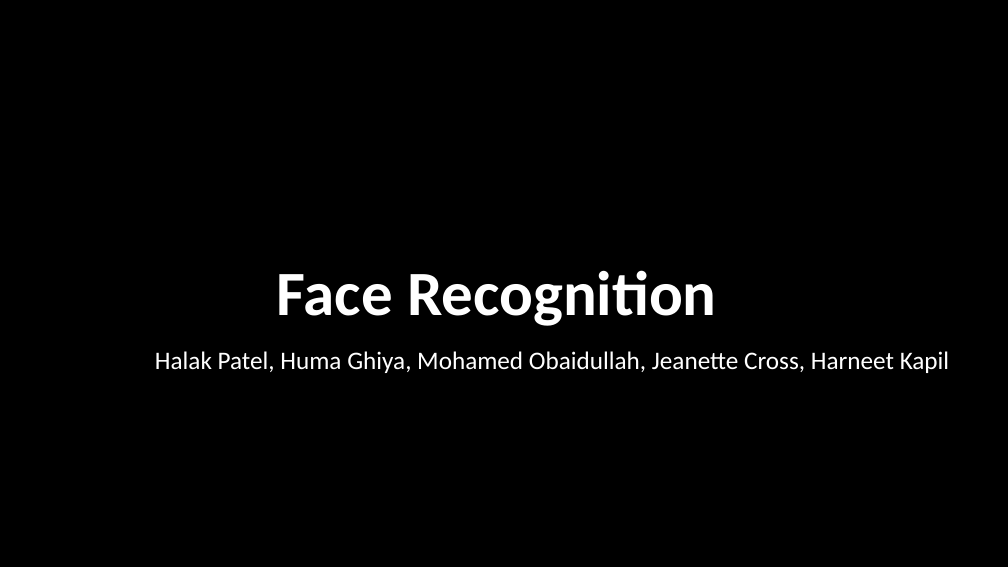
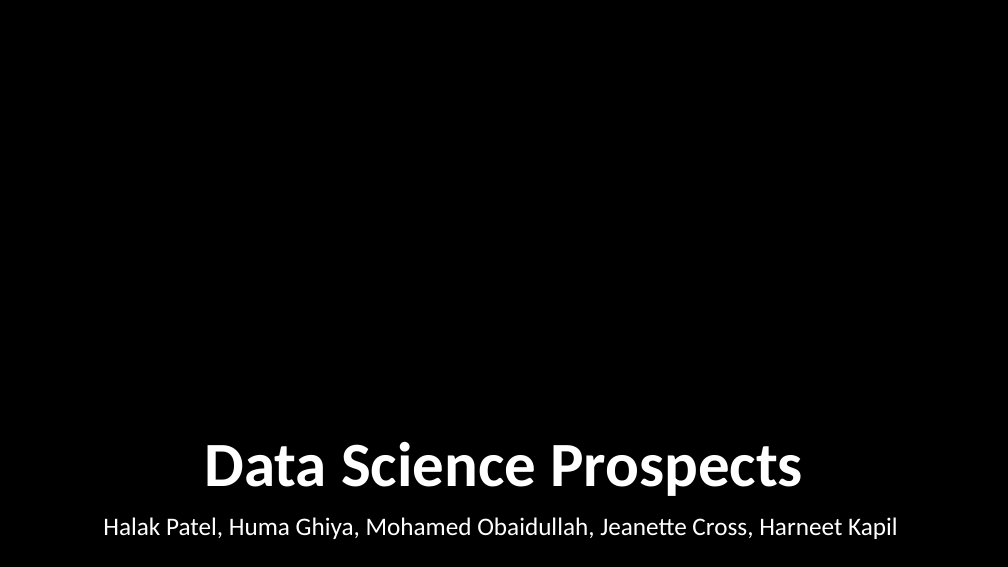
Before and after one commit to jcrossru/EndGame, a slide deck: slide 1 of Face Recognition_Final Project.pptx. Drawn at 1008x567 pixels with LibreOffice and Linux fonts; fonts in the diff are those of the drawing; background and template pictures are left out. Boxes give left, top, right and bottom in pixels: in the first picture for what was removed or moved away, otherwise in the second. Text is boxed around its words. In the diff, an @@ line names an element or a change of style, - is before the commit and + after.

```diff
--- a/Face Recognition_Final Project.pptx
+++ b/Face Recognition_Final Project.pptx
@@ title removed at (x1=277, y1=270, x2=717, y2=326) @@
-Face Recognition
@@ title added at (x1=204, y1=441, x2=803, y2=496), 60 pt, text #FFFFFF, bold @@
+Data Science Prospects
@@ subtitle "Halak Patel, Huma Ghiya, Mohamed ..." moved from (x1=155, y1=351, x2=950, y2=373) to (x1=103, y1=517, x2=898, y2=539) @@
```
Also in this commit, not shown: 4 other slides changed, 1 slide added, 3 slides removed, 1 other file.
